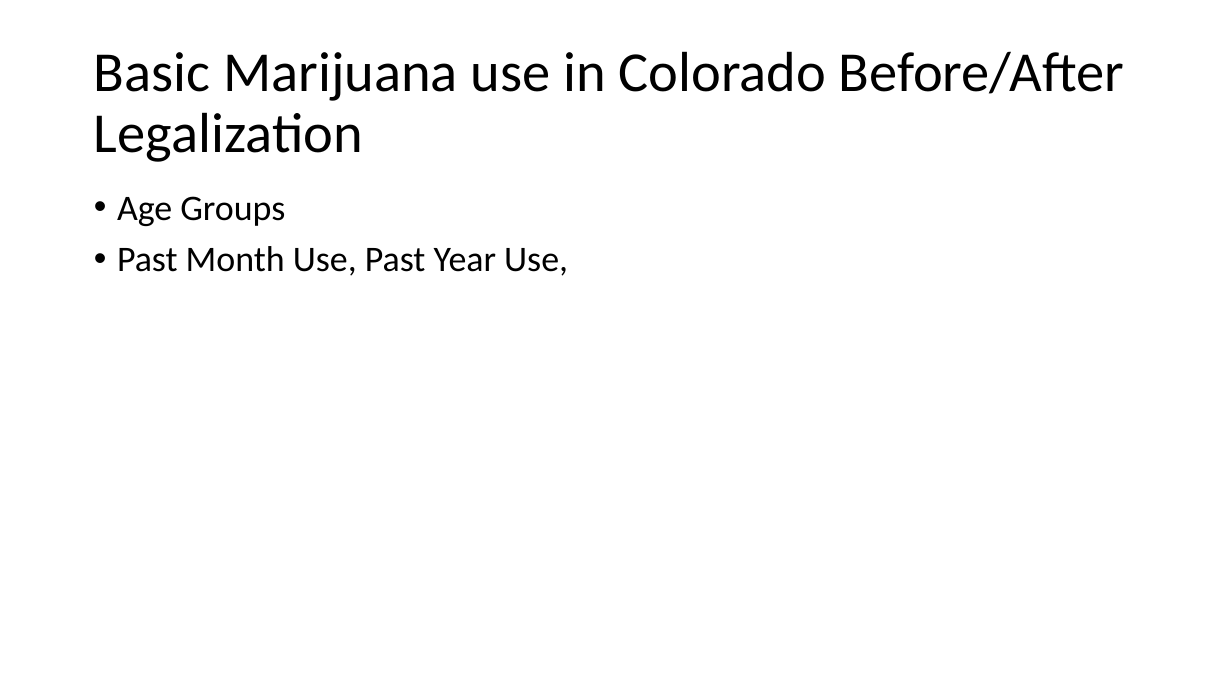
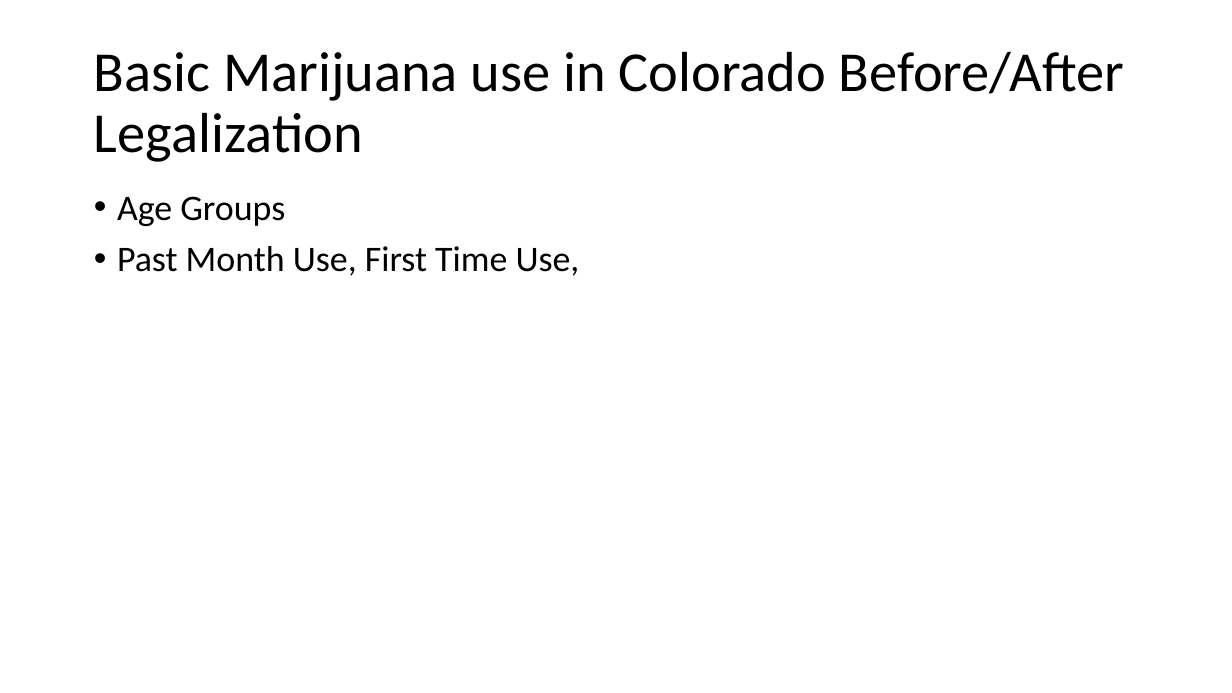
Before and after one commit to zdsteele/Project_1, a slide deck: slide 3 of Outline.pptx. Drawn at 1232x693 pixels with LibreOffice and Linux fonts; fonts in the diff are those of the drawing. Boxes give left, top, right and bottom in pixels: in the first picture for what was removed or moved away, otherwise in the second. Text is boxed around its words. In the diff, an @@ line names an element or a change of style, - is before the commit and + after.

```diff
--- a/Outline.pptx
+++ b/Outline.pptx
@@ text at bbox=[117, 246, 580, 276]: text changed @@
-• Past Month Use, Past Year Use,
+• Past Month Use, First Time Use,
```
Also in this commit, not shown: 5 other files.
